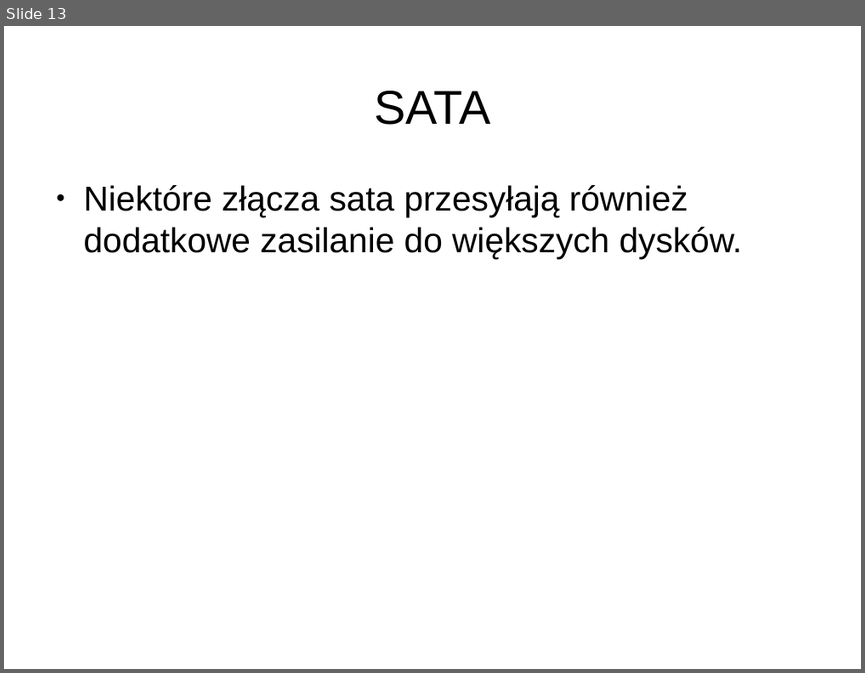
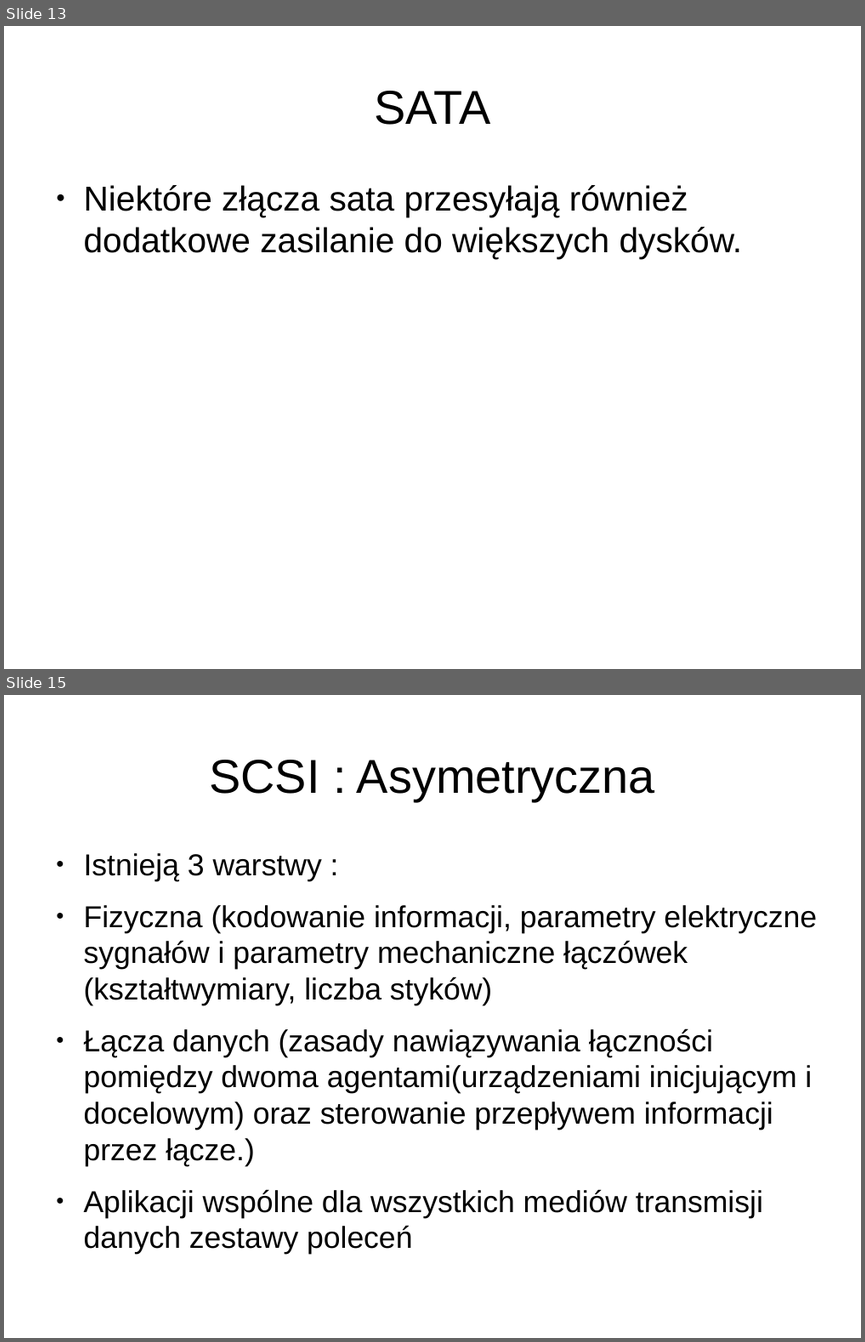
Before and after one commit to Lupa666/PUTDungeon, a slide deck: Magazyny_Danych_Dla_Nas.odp. Shown one above the other, each under a label of ours: slide 13 before the commit, slides 13 and 15 after it; the slides between them are not shown. The pictures are 865x673 and 865x1342 pixels, drawn with LibreOffice and Linux fonts; fonts in the diff are those of the drawing; background and template pictures are left out. Boxes give left, top, right and bottom in pixels: in the first picture for what was removed or moved away, otherwise in the second. Text is boxed around its words. In the diff, an @@ line names an element or a change of style, - is before the commit and + after.

Commit message:
Jest ATA SATA SCSI

```diff
--- a/Magazyny_Danych_Dla_Nas.odp
+++ b/Magazyny_Danych_Dla_Nas.odp
@@ slide 15 added at (x1=4, y1=695, x2=861, y2=1338), background #FFFFFF @@
@@ title added at (x1=209, y1=760, x2=655, y2=801), 44 pt, text #000000 @@
+SCSI : Asymetryczna
@@ text added at (x1=84, y1=853, x2=817, y2=1218), 28 pt, text #000000 @@
+● Istnieją 3 warstwy :
+● Fizyczna (kodowanie informacji, parametry elektryczne sygnałów i parametry mechaniczne łączówek (kształtwymiary, liczba styków)
+● Łącza danych (zasady nawiązywania łączności pomiędzy dwoma agentami(urządzeniami inicjującym i docelowym) oraz sterowanie przepływem informacji przez łącze.)
+● Aplikacji wspólne dla wszystkich mediów transmisji danych zestawy poleceń
```
Also in this commit, not shown: 13 other slides added.
